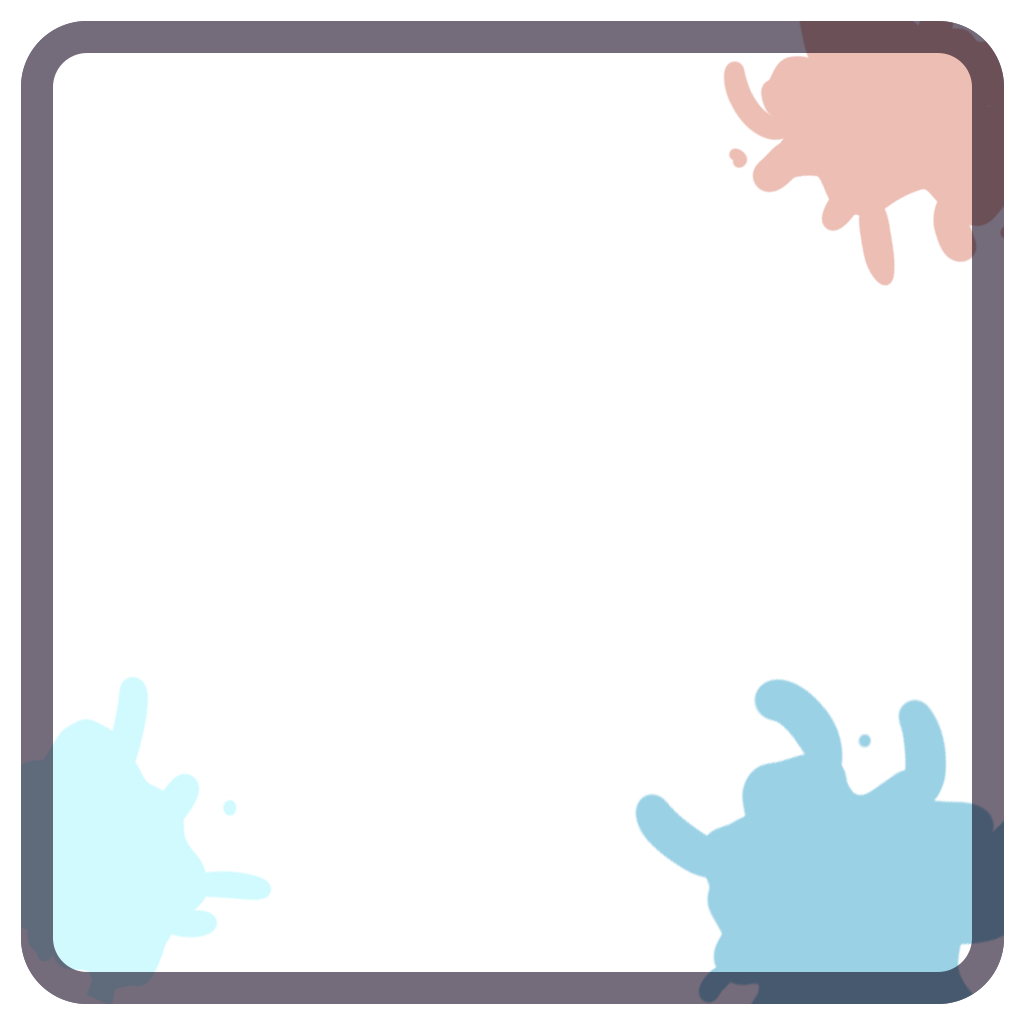
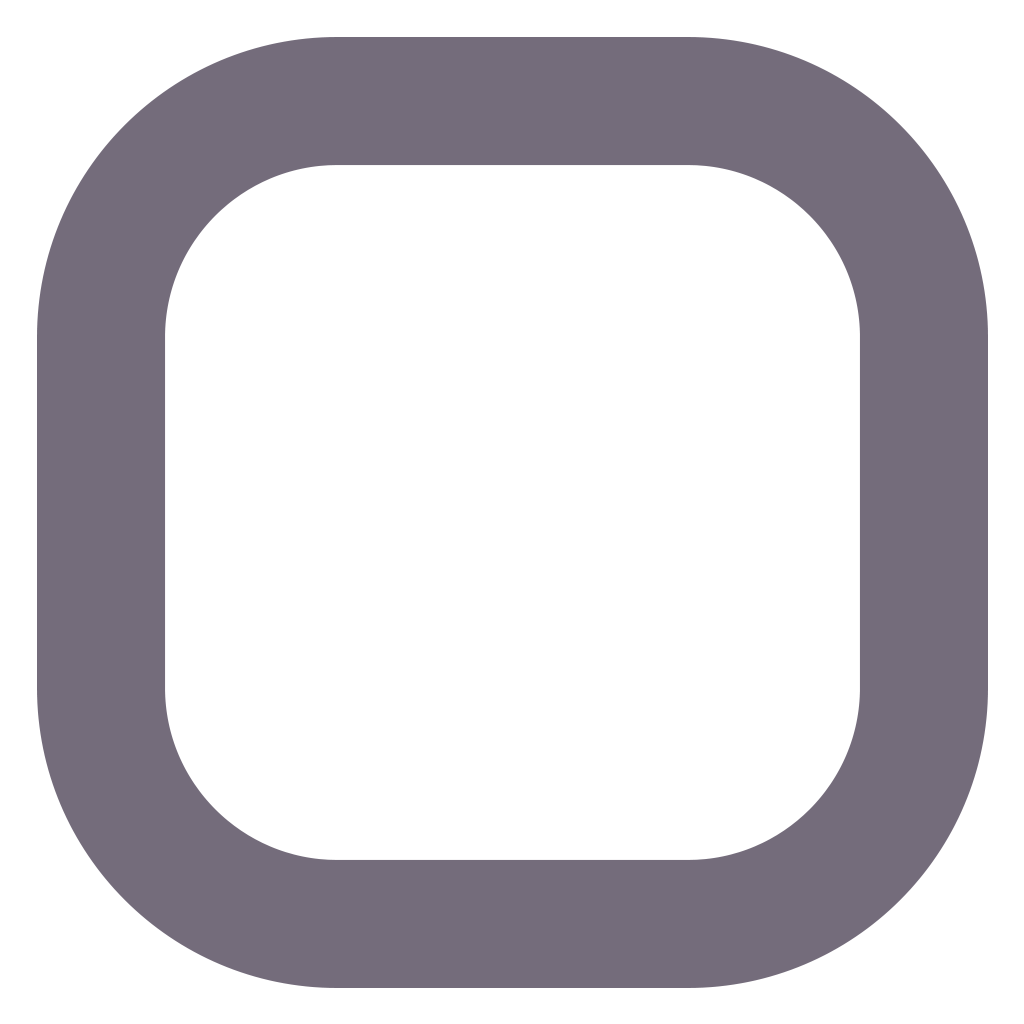
Two versions of the same layered image (1024x1024). Layer-by-layer changes:
added group "HealthBar" with 1 layers above "Window" over box(37, 37, 988, 988)
added layer "Window copy 2" in group "HealthBar" over box(37, 37, 988, 988)
hid group "Window" (1st of 2) (3 layers) over box(21, 21, 1004, 1004)
